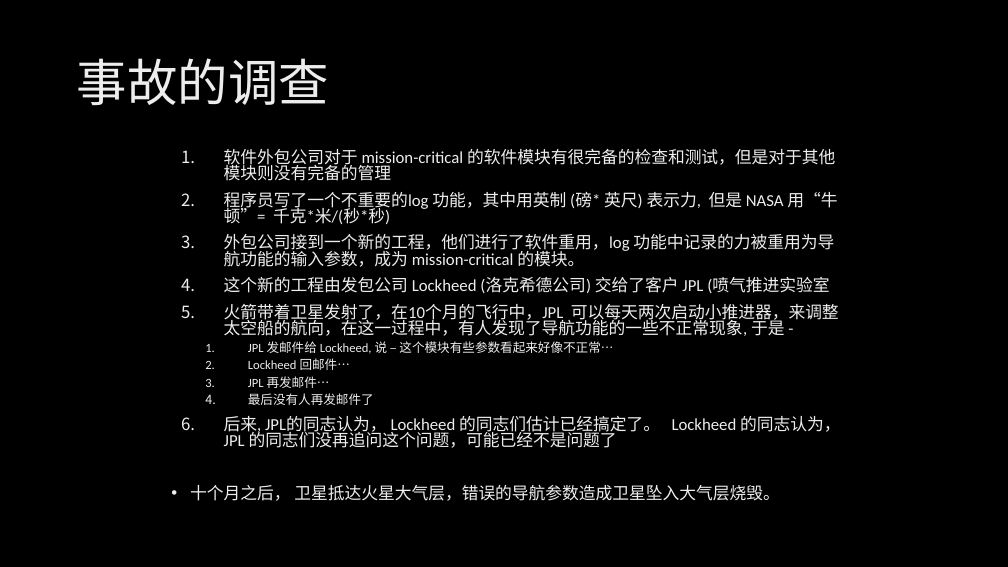
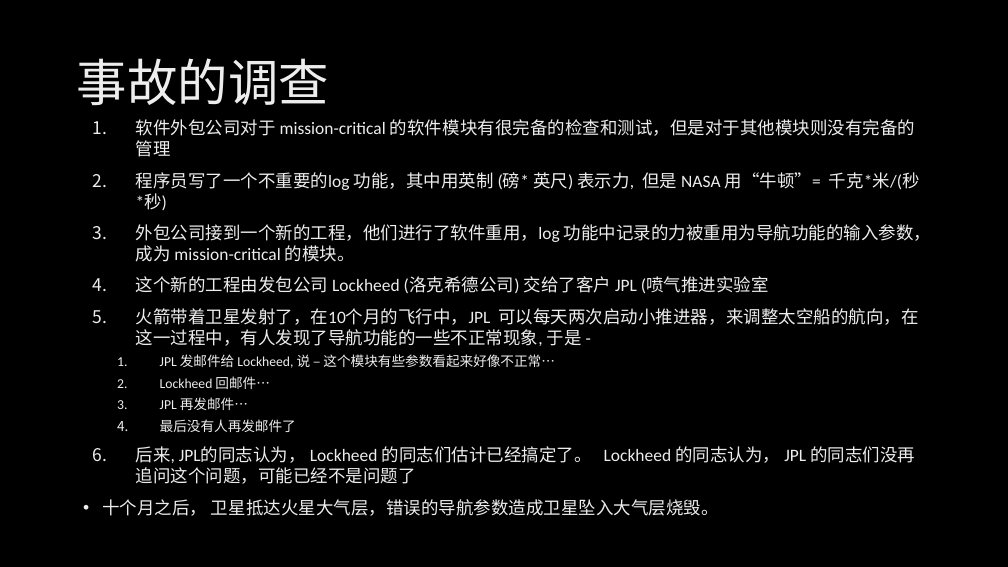
Before and after one commit to xinase/ASE, a slide deck: slide 34 of chapter1/ASE_1_SoftwareEngineering.pptx. Drawn at 1008x567 pixels with LibreOffice and Linux fonts; fonts in the diff are those of the drawing; background and template pictures are left out. Boxes give left, top, right and bottom in pixels: in the first picture for what was removed or moved away, otherwise in the second. Text is boxed around its words. In the diff, an @@ line names an element or a change of style, - is before the commit and + after.

```diff
--- a/chapter1/ASE_1_SoftwareEngineering.pptx
+++ b/chapter1/ASE_1_SoftwareEngineering.pptx
@@ text "软件外包公司对于 mission-critical 的软件模块有很完备的检查和测试，但是对于其他模块则没有完备的管理": place and size @@
-text "软件外包公司对于 mission-critical 的软件模块有很完备的检查和测试，但是对于其他模块则没有完备的管理" at bbox=[190, 149, 840, 501]
+text "软件外包公司对于 mission-critical 的软件模块有很完备的检查和测试，但是对于其他模块则没有完备的管理" at bbox=[102, 119, 932, 516]
@@ text "软件外包公司对于 mission-critical 的软件模块有很完备的检查和测试，但是对于其他模块则没有完备的管理" at bbox=[102, 119, 932, 516]: size 16 to 16.6 pt in "软件外包公司对于 mission-critical 的软件模块有很完备的检查和测试，但是对于其他模块则没有完备的管理", "程序员写了一个不重要的log 功能，其中用英制 (磅* 英尺) 表示力, 但是 NASA ...", "外包公司接到一个新的工程，他们进行了软件重用，log 功能中记录的力被重用为导航功能的输入参数，成为 mission-c ...", "这个新的工程由发包公司 Lockheed (洛克希德公司) 交给了客户 JPL (喷气推进实验室" and 3 more places; size 12 to 12.9 pt in "JPL 发邮件给 Lockheed, 说 – 这个模块有些参数看起来好像不正常…", "Lockheed 回邮件…", "JPL 再发邮件…", "最后没有人再发邮件了"; line spacing 0.8 to 1 @@
```
Also in this commit, not shown: 5 other slides changed.
